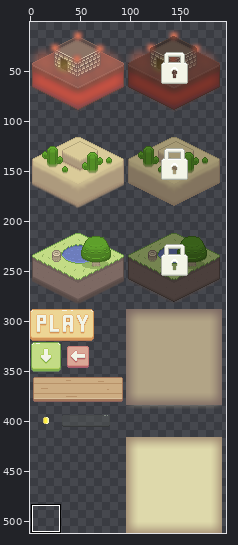
File history of a sprite sheet, Assets/Sprites/UI/UI.png. Above: a wide view before the commit, with the close-up outlined.
Close-up. Before the commit:
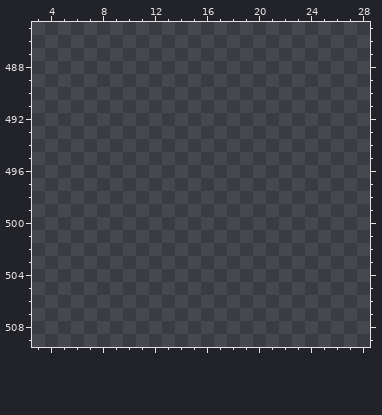
The file is 256x512 pixels. Shown: x 3..28, y 485..509. The wide view leaves out empty margins. The commit also changed other parts of the picture, which this record leaves out.
Palette (. is transparent): 
The same view after the edit:
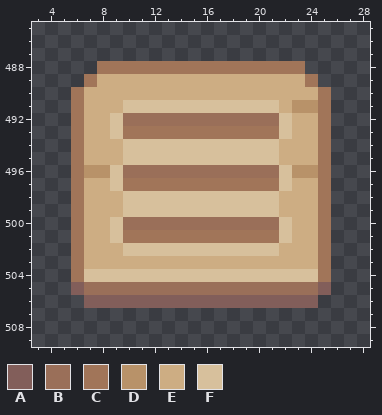
Colours new in this view: A #825e5a  B #9a6f59  C #a17559  D #b89269  E #cdad83  F #d7c09c
The edit:
y 488: x 8..23 ................ -> CCCCCCCCCCCCCCCC
y 489: x 7..24 .................. -> CEEEEEEEEEEEEEEEEC
y 490: x 6..25 .................... -> CEEEEEEEEEEEEEEEEEEC
y 491: x 6..25 .................... -> CEEEFFFFFFFFFFFFEDDC
y 492: x 6..25 .................... -> CEEFBBBBBBBBBBBBFEEC
y 493: x 6..25 .................... -> CEEFCCCCCCCCCCCCFEEC
y 494..495: x 6..25 .................... -> CEEEFFFFFFFFFFFFEEEC
y 496: x 6..25 .................... -> CDDFBBBBBBBBBBBBFDDC
y 497: x 6..25 .................... -> CEEFCCCCCCCCCCCCFEEC
y 498..499: x 6..25 .................... -> CEEEFFFFFFFFFFFFEEEC
y 500: x 6..25 .................... -> CEEFBBBBBBBBBBBBFEEC
y 501: x 6..25 .................... -> CEEFCCCCCCCCCCCCFEEC
y 502: x 6..25 .................... -> CEEEFFFFFFFFFFFFEEEC
y 503: x 6..25 .................... -> CEEEEEEEEEEEEEEEEEEC
y 504: x 6..25 .................... -> CFFFFFFFFFFFFFFFFFFC
y 505: x 6..25 .................... -> ABBBBBBBBBBBBBBBBBBA
y 506: x 7..24 .................. -> AAAAAAAAAAAAAAAAAA
